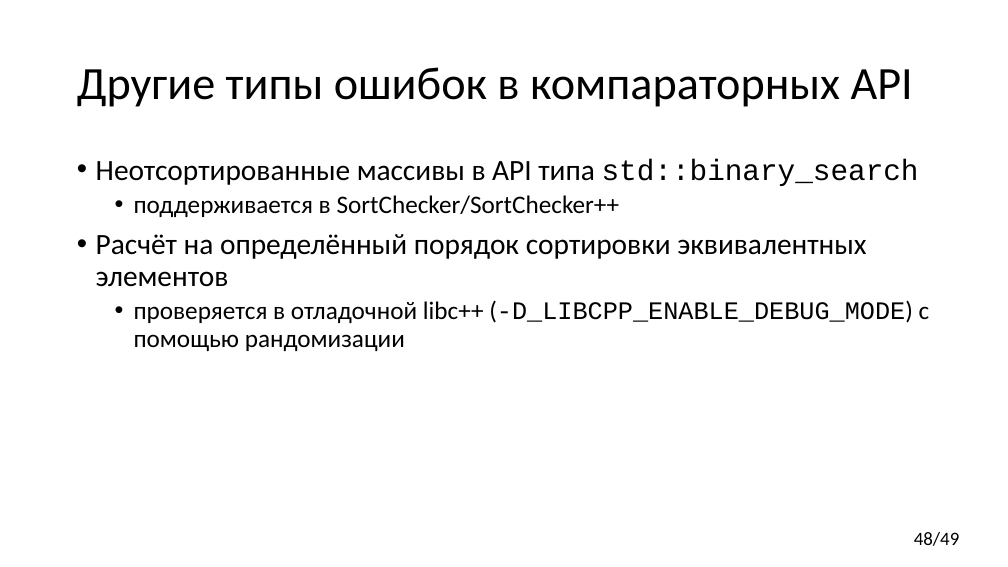
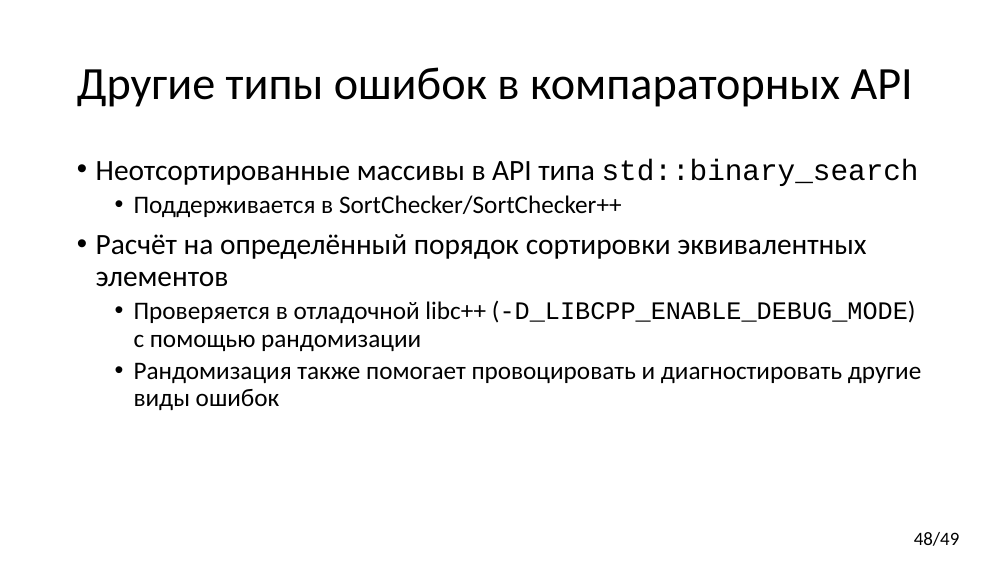
Before and after one commit to yugr/CppRussia, a slide deck: slide 48 of 2023/RU.pptx. Drawn at 1008x567 pixels with LibreOffice and Linux fonts; fonts in the diff are those of the drawing. Boxes give left, top, right and bottom in pixels: in the first picture for what was removed or moved away, otherwise in the second. Text is boxed around its words. In the diff, an @@ line names an element or a change of style, - is before the commit and + after.

```diff
--- a/2023/RU.pptx
+++ b/2023/RU.pptx
@@ text at box(134, 195, 622, 217): text changed @@
-  • поддерживается в SortChecker/SortChecker++
+  • Поддерживается в SortChecker/SortChecker++
@@ text at box(134, 301, 921, 410): text changed @@
-  • проверяется в отладочной libc++ (-D_LIBCPP_ENABLE_DEBUG_MODE) с помощью рандомизации
+  • Проверяется в отладочной libc++ (-D_LIBCPP_ENABLE_DEBUG_MODE) с помощью рандомизации
+  • Рандомизация также помогает провоцировать и диагностировать другие виды ошибок
```
Also in this commit, not shown: 4 other slides changed, 1 other file.
